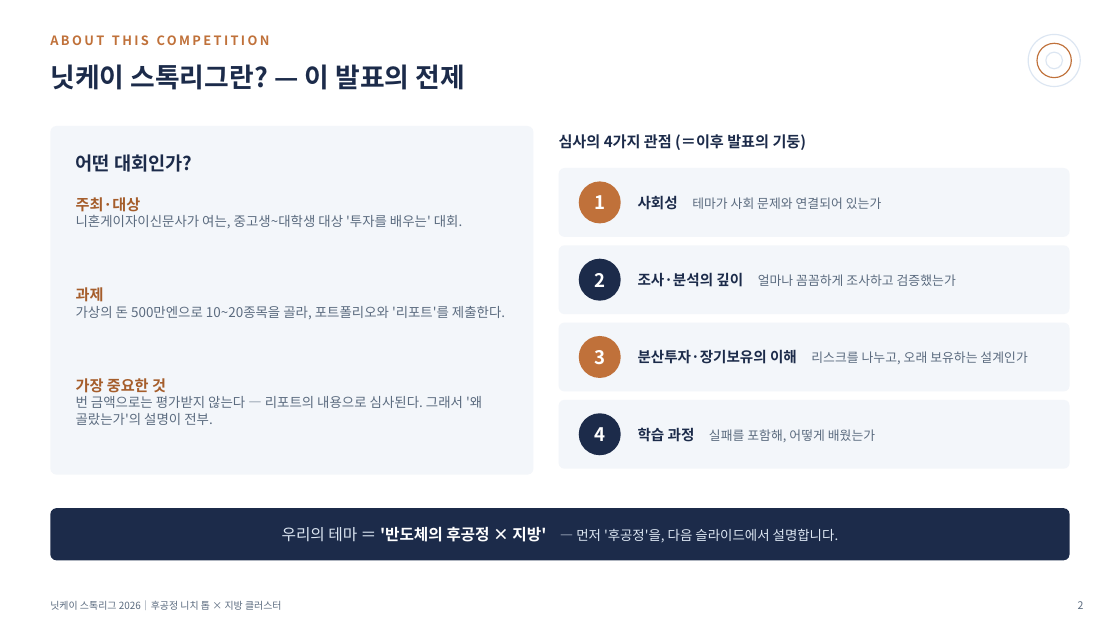
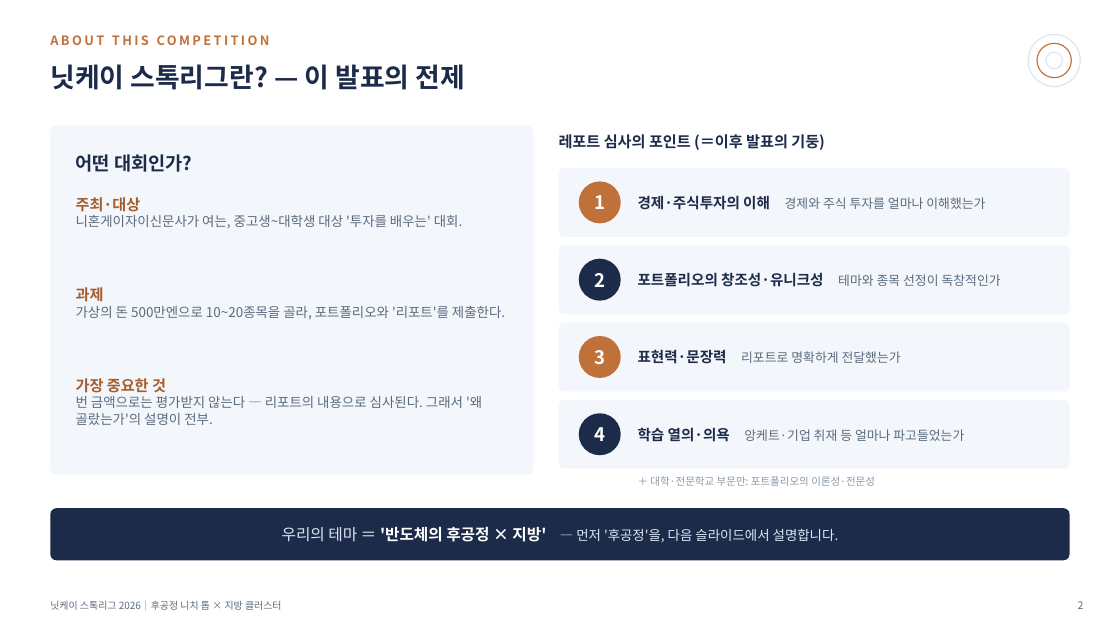
Before and after one commit to RenatusAuctor/nikkei-stock-league, a slide deck: slide 2 of 닛케이스톡리그_성과보고_한국어.pptx. Drawn at 1120x630 pixels with LibreOffice and Linux fonts; fonts in the diff are those of the drawing. Boxes give left, top, right and bottom in pixels: in the first picture for what was removed or moved away, otherwise in the second. Text is boxed around its words. In the diff, an @@ line names an element or a change of style, - is before the commit and + after.

```diff
--- a/닛케이스톡리그_성과보고_한국어.pptx
+++ b/닛케이스톡리그_성과보고_한국어.pptx
@@ text at (x1=559, y1=134, x2=824, y2=150): text changed @@
-심사의 4가지 관점 (＝이후 발표의 기둥)
+레포트 심사의 포인트 (＝이후 발표의 기둥)
@@ text at (x1=638, y1=195, x2=985, y2=210): text changed @@
-사회성 테마가 사회 문제와 연결되어 있는가
+경제·주식투자의 이해 경제와 주식 투자를 얼마나 이해했는가
@@ text at (x1=638, y1=272, x2=1001, y2=287): text changed; size 11 to 12.5 pt; text colour #5B6B7F to #1C2B4A; bold on @@
-조사·분석의 깊이 얼마나 꼼꼼하게 조사하고 검증했는가
+포트폴리오의 창조성·유니크성 테마와 종목 선정이 독창적인가
@@ text at (x1=638, y1=349, x2=901, y2=364): text changed @@
-분산투자·장기보유의 이해 리스크를 나누고, 오래 보유하는 설계인가
+표현력·문장력 리포트로 명확하게 전달했는가
@@ text at (x1=638, y1=427, x2=964, y2=442): text changed @@
-학습 과정 실패를 포함해, 어떻게 배웠는가
+학습 열의·의욕 앙케트·기업 취재 등 얼마나 파고들었는가
@@ text added at (x1=650, y1=476, x2=875, y2=486), 9 pt, text #8A9AA8 @@
+＋ 대학·전문학교 부문만: 포트폴리오의 이론성·전문성
```
Also in this commit, not shown: 3 other slides changed, 4 other files.
